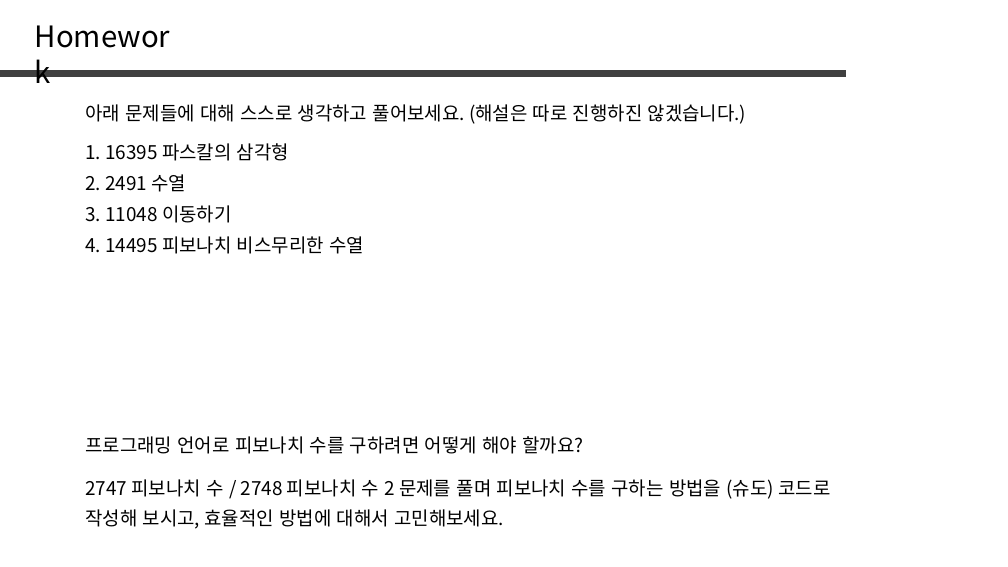
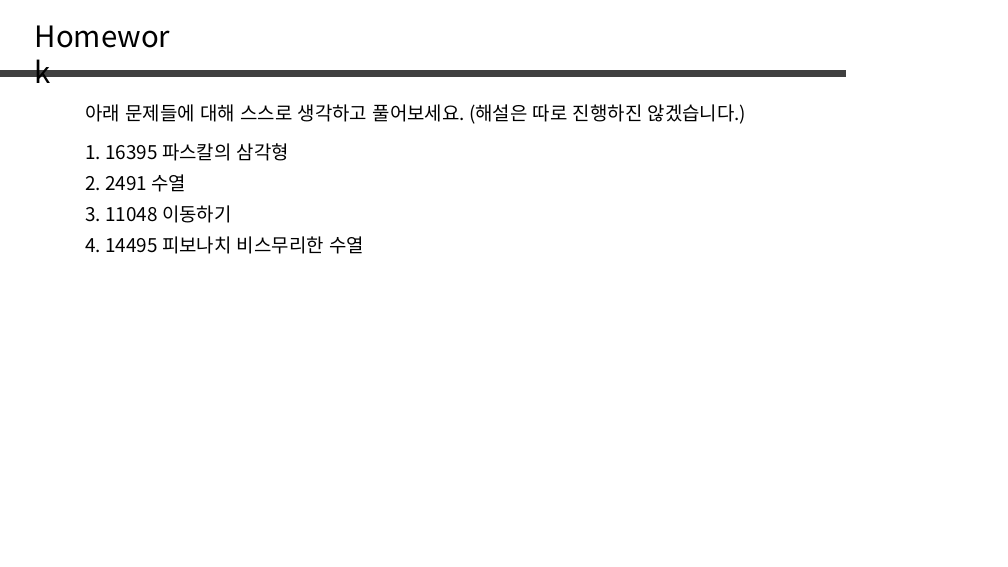
Before and after one commit to jaehoo1/PS-study, a slide deck: slide 39 of study/5_Dynamic Programming.pptx. Drawn at 1008x567 pixels with LibreOffice and Linux fonts; fonts in the diff are those of the drawing. Boxes give left, top, right and bottom in pixels: in the first picture for what was removed or moved away, otherwise in the second. Text is boxed around its words. In the diff, an @@ line names an element or a change of style, - is before the commit and + after.

Commit message:
5작성중

```diff
--- a/study/5_Dynamic Programming.pptx
+++ b/study/5_Dynamic Programming.pptx
@@ text removed at (x1=85, y1=436, x2=583, y2=454) @@
-프로그래밍 언어로 피보나치 수를 구하려면 어떻게 해야 할까요?
@@ text removed at (x1=85, y1=479, x2=830, y2=499) @@
-2747 피보나치 수 / 2748 피보나치 수 2 문제를 풀며 피보나치 수를 구하는 방법을 (슈도) 코드로
@@ text removed at (x1=85, y1=509, x2=504, y2=529) @@
-작성해 보시고, 효율적인 방법에 대해서 고민해보세요.
```
